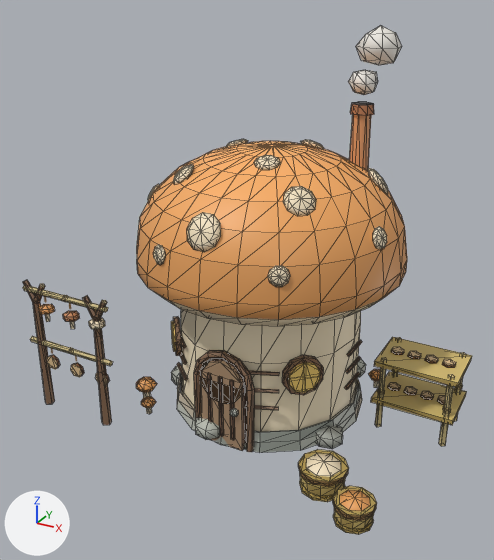
Renders of the glTF model godot/art/models/mushroom_hut.glb from each side of a commit.
The view is the same before and after, from a 50 mm lens placed at (2.2, -4.38, 3.19), pointed at (-0.08, -0.23, 1.12). The axes (+X, +Y, +Z) are drawn at lower left. The lights are the same throughout. The first picture is the older version. Mesh edges are drawn as thin lines on the coarser meshes.

Before the edit, the objects in view are built like this:
```python
me_body = bpy.data.meshes.new('body')
me_body.from_pydata(...)  # 1879 vertices, 3244 faces; spans x -1.65..1.51, y -1.19..1.02, z -0.05..2.37
me_body.materials.append(mat_defaultmaterial)
me_body_nl = bpy.data.meshes.new('body_nl')
me_body_nl.from_pydata(...)  # 46 vertices, 84 faces; spans x 0.388..0.725, y 0.328..0.651, z 2.43..2.899
me_body_nl.materials.append(mat_defaultmaterial_002)
ob_body = bpy.data.objects.new('body', me_body)
ob_body.location = (0.0, 0.0, 0.0)
ob_body_nl = bpy.data.objects.new('body_nl', me_body_nl)
ob_body_nl.location = (0.0, 0.0, 0.0)
```
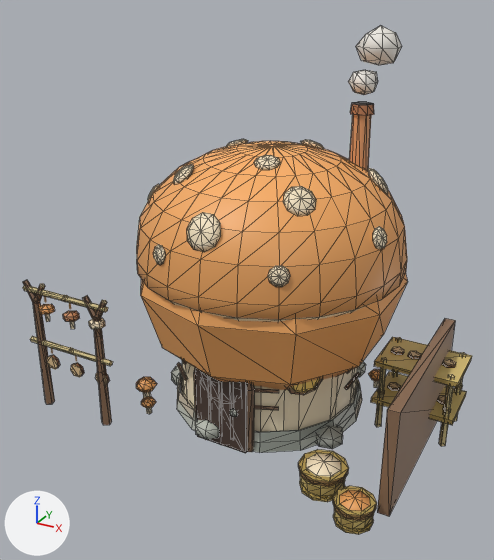
Where the change shows, as pixel boxes (x1, y1, x2, y2) in the pictures (494 x 560 px):
'body__far', added (brown): after (141, 273, 455, 516)

What changed in the scene script:
```text
Add me_body__far:
    me_body__far.from_pydata(...)  # a UV sphere (10 segments, 6 rings, poles along z) spanning x -0.99..0.99, y -1.04..1.04, z 0.2..2.04; a 10-sided cylinder along z spanning x -0.68..0.68, y -0.72..0.72, z 0.0..1.2; a box spanning x 1.26..1.34, y -0.9..0.5, z 0.0..0.8; a box spanning x -0.21..0.21, y -0.78..-0.72, z 0.0..0.78
    me_body__far.materials.append(mat_defaultmaterial_001)
Add ob_body__far:
    ob_body__far = bpy.data.objects.new('body__far', me_body__far)
    ob_body__far.location = (0.0, 0.0, 0.0)
```
